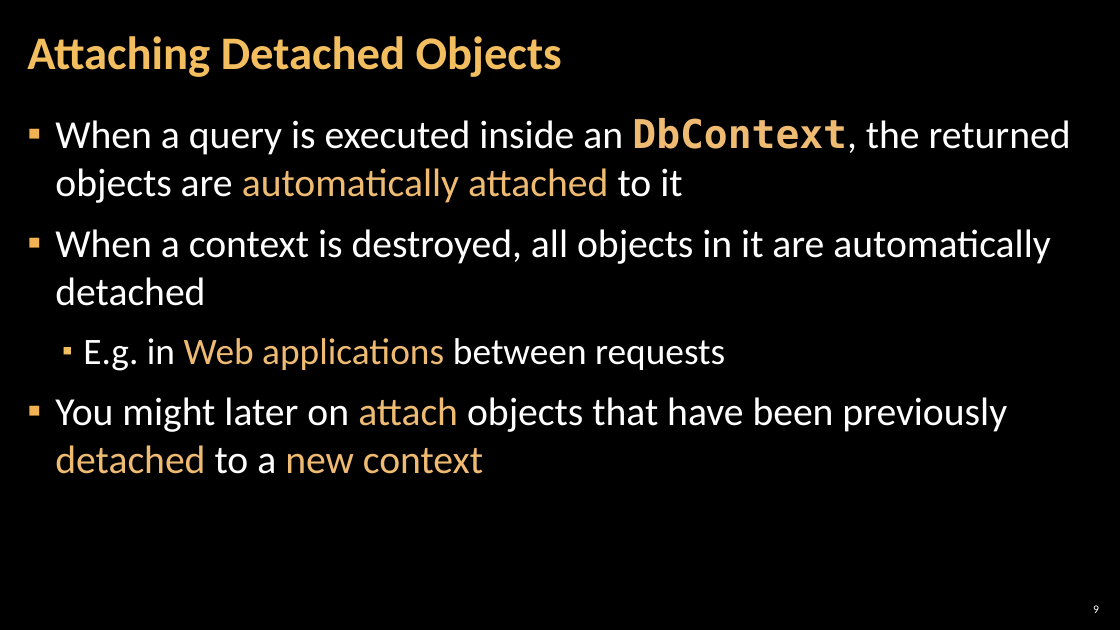
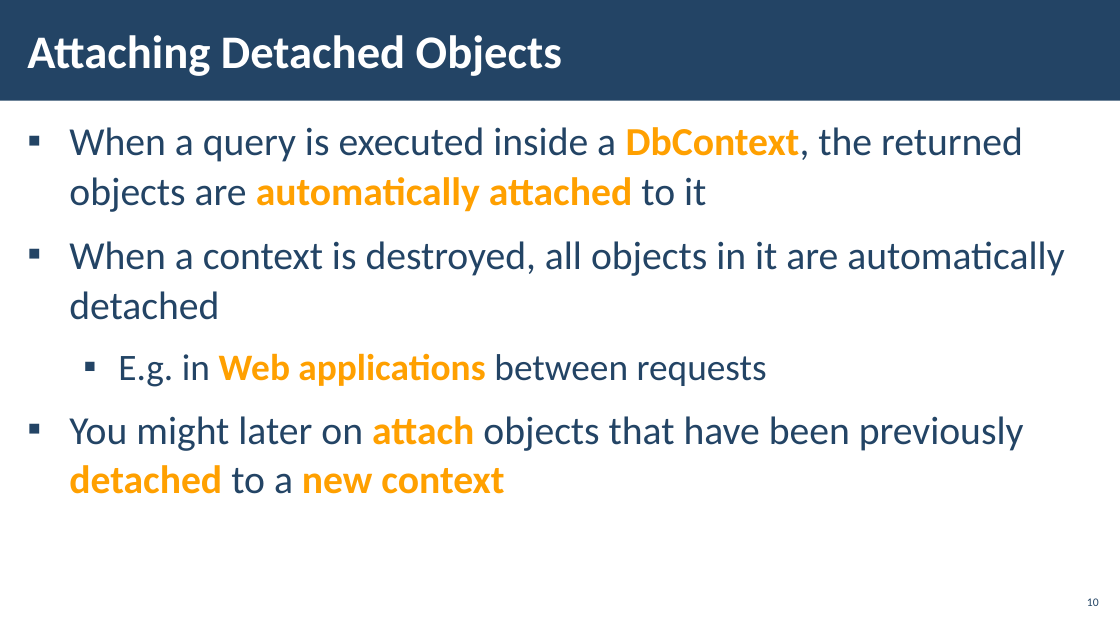
Before and after one commit to pirocorp/Databases-Advanced---Entity-Framework, a slide deck: slide 10 of 07. Advanced Querying/07. DB-Advanced-EF-Core-Advanced-Querying.pptx (slide 9 before the commit). Drawn at 1120x630 pixels with LibreOffice and Linux fonts; fonts in the diff are those of the drawing; background and template pictures are left out. Boxes give left, top, right and bottom in pixels: in the first picture for what was removed or moved away, otherwise in the second. Text is boxed around its words. In the diff, an @@ line names an element or a change of style, - is before the commit and + after.

```diff
--- a/07. Advanced Querying/07. DB-Advanced-EF-Core-Advanced-Querying.pptx
+++ b/07. Advanced Querying/07. DB-Advanced-EF-Core-Advanced-Querying.pptx
@@ rectangle added at <box>0,0,1120,101</box>, fill #234465 @@
@@ title "Attaching Detached Objects" at <box>27,35,562,76</box>: text colour #F3BE60 to #FFFFFF; line spacing 0.9 to 1 @@
@@ text at <box>69,127,1023,212</box>: text changed; text colour #FFFFFF to #234465 @@
-▪ When a query is executed inside an DbContext, the returned objects are automatically attached to it
+▪ When a query is executed inside a DbContext, the returned
+  objects are automatically attached to it
@@ text at <box>69,241,1064,494</box>: text colour #FFFFFF to #234465 in "When a context is destroyed, all objects ...", "E.g. in between requests", "You might later on objects that have ..."; text colour #EFBB72 to #FFA000, bold on in "Web applications", "attach detached new context"; indent changed; line spacing 1 to 1.05 @@
@@ page number added at <box>1087,598,1099,606</box>, 10 pt, text #234465 @@
+10
@@ page number removed at <box>1093,605,1099,613</box> @@
-9
```
Also in this commit, not shown: 31 other slides changed, 5 slides added, 4 slides removed.
